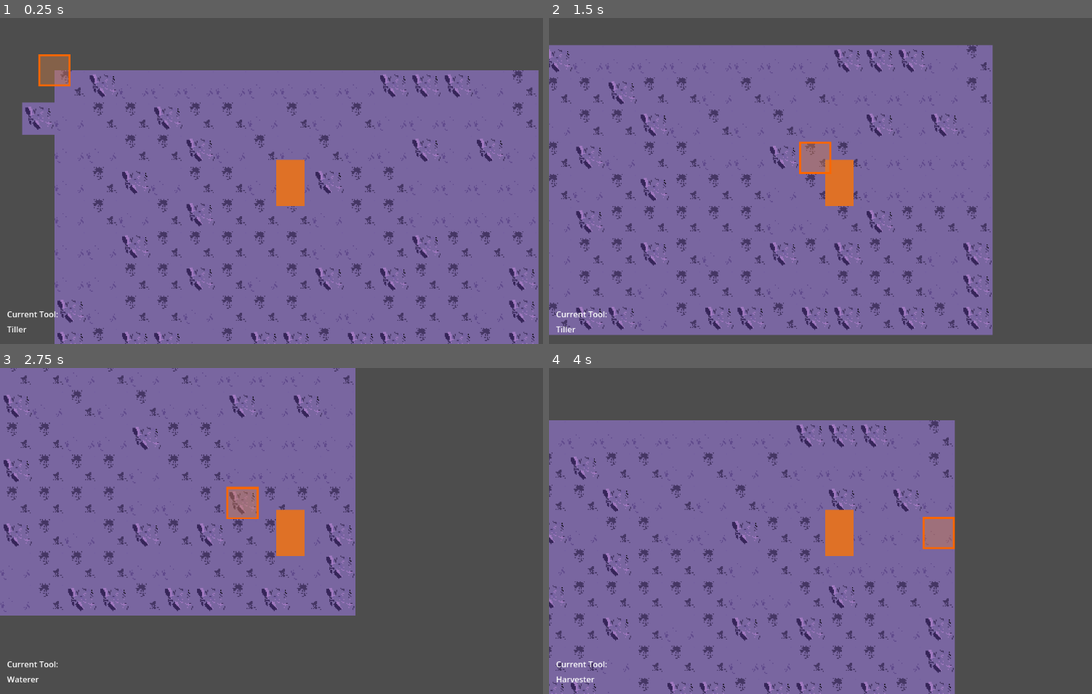
Above: before the commit, frames 1-4 (two rows, left to right).
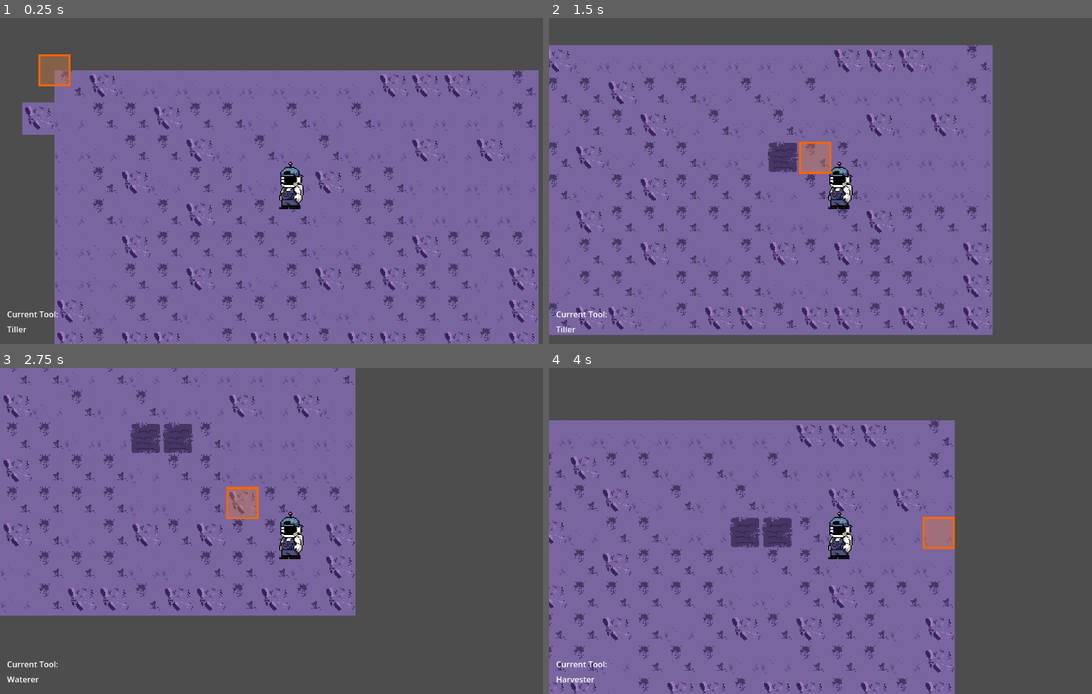
Above: after the commit, the same moments.

Repository: DevFTB/Moonbeam-Meadows
Game: Godot game, scene res://Level/moon.tscn
The game is run twice, just before and just after one commit, with the same random seed, the same clock (stepped at 60 frames per second) and the same inputs.
Inputs (mouse positions are in pixels of both pictures, inside the frame that each line leads up to):
- Up to frame 1 (0.25 s): no input
- Up to frame 2 (1.5 s): tap Enter at 0.5 s; move the mouse to (967, 164) at 0.52 s; press the mouse at (967, 164) at 0.53 s; hold D (move_right) 0.53-1.28 s; move the mouse to (722, 197) at 1.27 s; release the mouse at (722, 197) at 1.28 s; hold S (move_down) from 1.28 s (still down); tap 1 (select_tool1) at 1.35 s
- Up to frame 3 (2.75 s): click (173, 547) at 1.55 s; move the mouse to (347, 459) at 2.02 s; release S (move_down) at 2.03 s; hold D (move_right) from 2.03 s (still down); hold 2 (select_tool2) from 2.03 s (still down); click (347, 459) at 2.3 s
- Up to frame 4 (4 s): move the mouse to (809, 596) at 2.77 s; release D (move_right) at 2.78 s; release 2 (select_tool2) at 2.78 s; hold W (move_up) 2.78-3.53 s; tap 3 (select_tool3) at 2.85 s; click (809, 596) at 3.05 s; move the mouse to (1015, 579) at 3.52 s; hold A (move_left) from 3.53 s (still down); hold 4 (select_tool4) from 3.53 s (still down); click (1015, 579) at 3.8 s

The runs differ from the first frame. In frame 1, 0.8% of the frame differs, in the area x 50-57%, y 43-59%; in frame 2, 1.2%; in frame 3, 1.6%; in frame 4, 1.6%, in the area x 33-57%, y 43-59%.

Commit message:
tilling land

Diff:
--- /dev/null
+++ b/Level/Level.gd
@@ -0,0 +1,18 @@
+extends TileMap
+
+
+# Called when the node enters the scene tree for the first time.
+func _ready():
+	pass # Replace with function body.
+
+
+# Called every frame. 'delta' is the elapsed time since the previous frame.
+func _process(delta):
+	pass
+
+
+func till_land(grid_position : Vector2i):
+	var tile_data = get_cell_tile_data(0, grid_position)
+	if tile_data != null and tile_data.get_custom_data("tillable"):
+		set_cell(0, grid_position, 0, Vector2(0,1))
+	pass
--- a/Level/SelectionMarker.gd
+++ b/Level/SelectionMarker.gd
@@ -2,6 +2,8 @@
 
 @export var reference_node : Node2D
 
+
+var selection = Vector2.ZERO
 # Called when the node enters the scene tree for the first time.
 func _ready():
 	pass # Replace with function body.
@@ -12,6 +14,9 @@
 	pass
 
 func _input(event):
+	if event is InputEventMouseButton:
+		if event.is_action_pressed("use_item"):
+			reference_node.use_tool(selection)
 	if event is InputEventMouseMotion:
 		var mouse_position = get_global_mouse_position()
 		var offset_angle = (mouse_position - reference_node.global_position).angle() + PI  /8
@@ -34,5 +39,5 @@
 		else:
 			cangle = Vector2(-1,0)
 
-		var new_selection  =get_parent().local_to_map(reference_node.position )
-		position = get_parent().map_to_local(new_selection + Vector2i(cangle))
+		selection =get_parent().local_to_map(reference_node.position ) + Vector2i(cangle)
+		position = get_parent().map_to_local(selection)
--- a/Level/moon.tscn
+++ b/Level/moon.tscn
@@ -1,8 +1,9 @@
-[gd_scene load_steps=8 format=3 uid="uid://gxslbfw5ud7q"]
+[gd_scene load_steps=9 format=3 uid="uid://gxslbfw5ud7q"]
 
 [ext_resource type="TileSet" uid="uid://dsntvsfcov3kf" path="res://Level/moon_tileset.tres" id="1_7871s"]
 [ext_resource type="SpriteFrames" uid="uid://batd5fcqiq2fx" path="res://Player/player_sprite_frames.tres" id="2_373r8"]
 [ext_resource type="Script" path="res://Player/Player.gd" id="2_p03jk"]
+[ext_resource type="Script" path="res://Level/Level.gd" id="2_qn437"]
 [ext_resource type="Script" path="res://GUI/ToolGUI.gd" id="4_i0hmv"]
 [ext_resource type="Script" path="res://Level/SelectionMarker.gd" id="5_7l4a3"]
 [ext_resource type="Texture2D" uid="uid://duwmw3oitb6i5" path="res://Player/selection_marker.png" id="5_jbcsb"]
@@ -15,6 +16,7 @@
 tile_set = ExtResource("1_7871s")
 format = 2
 layer_0/tile_data = PackedInt32Array(0, 65536, 0, 1, 131072, 0, 2, 0, 0, 3, 0, 0, 4, 0, 0, 5, 0, 0, 6, 0, 0, 7, 0, 0, 8 …(2097 unchanged characters)…
+script = ExtResource("2_qn437")
 
 [node name="Player" type="CharacterBody2D" parent="."]
 position = Vector2(234, 110)
--- a/Level/moon_tileset.tres
+++ b/Level/moon_tileset.tres
@@ -6,9 +6,18 @@
 texture = ExtResource("1_ixll4")
 texture_region_size = Vector2i(32, 32)
 2:0/0 = 0
+2:0/0/custom_data_0 = true
 1:0/0 = 0
+1:0/0/custom_data_0 = true
 0:0/0 = 0
+0:0/0/custom_data_0 = true
+0:1/0 = 0
+0:1/0/custom_data_1 = true
 
 [resource]
 tile_size = Vector2i(32, 32)
+custom_data_layer_0/name = "tillable"
+custom_data_layer_0/type = 1
+custom_data_layer_1/name = "farmland"
+custom_data_layer_1/type = 1
 sources/0 = SubResource("TileSetAtlasSource_m3asn")
--- a/Player/Player.gd
+++ b/Player/Player.gd
@@ -27,6 +27,12 @@
 
 	pass
 
+func use_tool(grid_position):
+	match(current_tool):
+		Tool.TILL:
+			get_parent().till_land(grid_position)
+	pass
+
 func _input(event):
 
 	if event is InputEventKey:
Binary file changed: Level/level_spritesheety.png
Binary file changed: Player/player_sprite.png
Not shown, changed: Player/player_sprite.png.import
